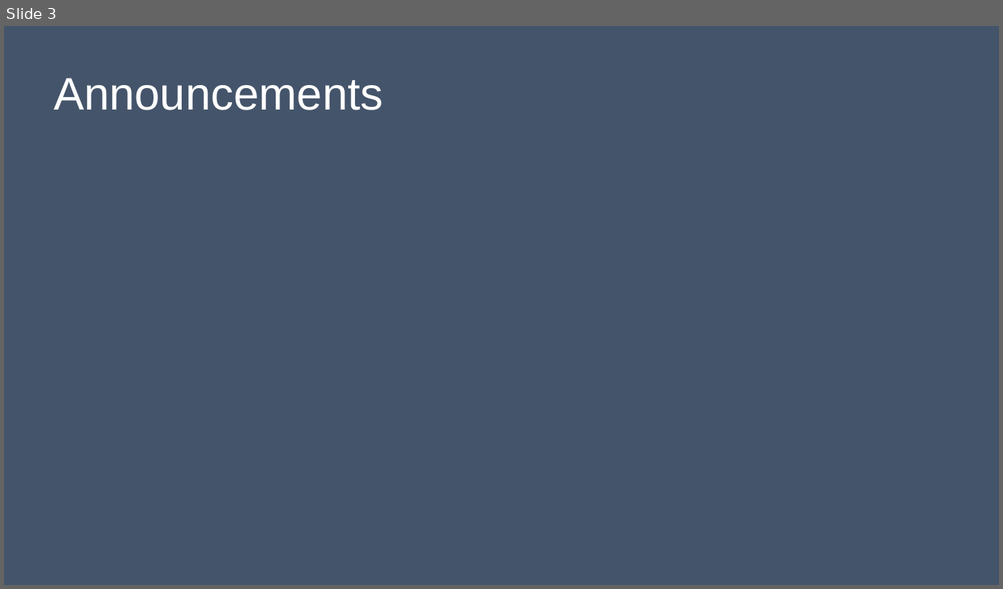
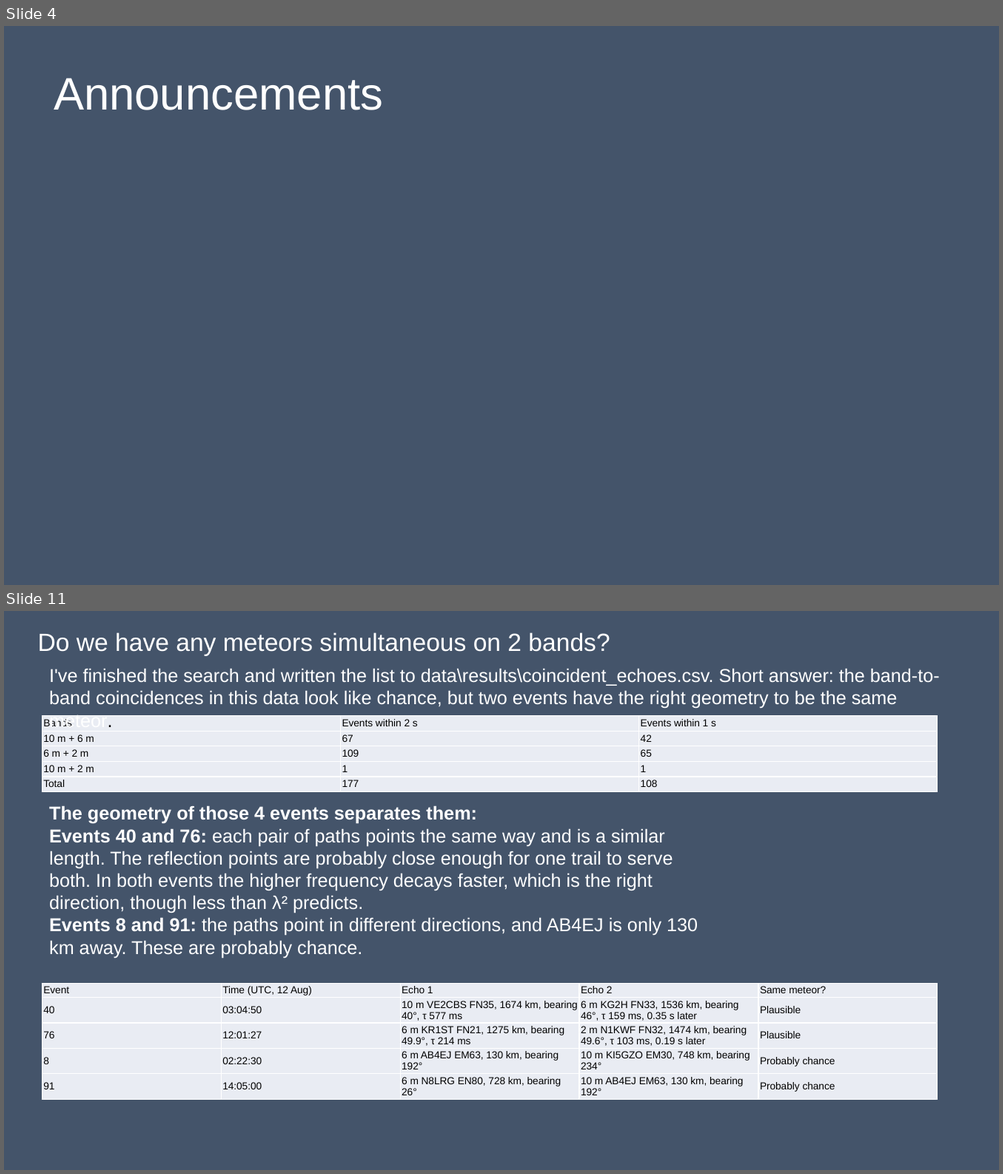
Before and after one commit to HamSCI/MSQP, a slide deck: Working Group meeting slides/Meteor_Scatter_Working_Group_4Nov2026.pptx. Shown one above the other, each under a label of ours: slide 3 before the commit, slides 4 and 11 after it; the slides between them are not shown. The pictures are 1003x589 and 1003x1174 pixels, drawn with LibreOffice and Linux fonts; fonts in the diff are those of the drawing. Boxes give left, top, right and bottom in pixels: in the first picture for what was removed or moved away, otherwise in the second. Text is boxed around its words. In the diff, an @@ line names an element or a change of style, - is before the commit and + after.

```diff
--- a/Working Group meeting slides/Meteor_Scatter_Working_Group_4Nov2026.pptx
+++ b/Working Group meeting slides/Meteor_Scatter_Working_Group_4Nov2026.pptx
@@ slide 11 added at (4, 611, 999, 1170), background #44546A @@
@@ text added at (38, 632, 609, 656), 24 pt, text #FFFFFF @@
+Do we have any meteors simultaneous on 2 bands?
@@ text added at (49, 668, 939, 708), 18 pt, text #FFFFFF @@
+I've finished the search and written the list to data\results\coincident_echoes.csv. Short answer: the band-to-band coincidences in this data look like chance, but two events have the right geometry to be the same meteor.
@@ table added at (42, 716, 937, 792), 5 rows, 3 columns @@
+Bands | Events within 2 s | Events within 1 s
+10 m + 6 m | 67 | 42
+6 m + 2 m | 109 | 65
+10 m + 2 m | 1 | 1
+Total | 177 | 108
@@ text added at (49, 806, 697, 958), 18 pt, text #FFFFFF @@
+The geometry of those 4 events separates them:
+Events 40 and 76: each pair of paths points the same way and is a similar length. The reflection points are probably close enough for one trail to serve both. In both events the higher frequency decays faster, which is the right direction, though less than λ² predicts.
+Events 8 and 91: the paths point in different directions, and AB4EJ is only 130 km away. These are probably chance.
@@ table added at (42, 983, 937, 1108), 5 rows, 5 columns @@
+Event | Time (UTC, 12 Aug) | Echo 1 | Echo 2 | Same meteor?
+40 | 03:04:50 | 10 m VE2CBS FN35, 1674 km, bearing 40°, τ 577 ms | 6 m KG2H FN33, 1536 km, bearing 46°, τ 159 ms, 0.35 s later | Plausible
+76 | 12:01:27 | 6 m KR1ST FN21, 1275 km, bearing 49.9°, τ 214 ms | 2 m N1KWF FN32, 1474 km, bearing 49.6°, τ 103 ms, 0.19 s later | Plausible
+8 | 02:22:30 | 6 m AB4EJ EM63, 130 km, bearing 192° | 10 m KI5GZO EM30, 748 km, bearing 234° | Probably chance
+91 | 14:05:00 | 6 m N8LRG EN80, 728 km, bearing 26° | 10 m AB4EJ EM63, 130 km, bearing 192° | Probably chance
@@ what was slide 3 is now slide 4 @@
```
Also in this commit, not shown: 4 slides changed, 19 other slides added, 5 slides removed.
